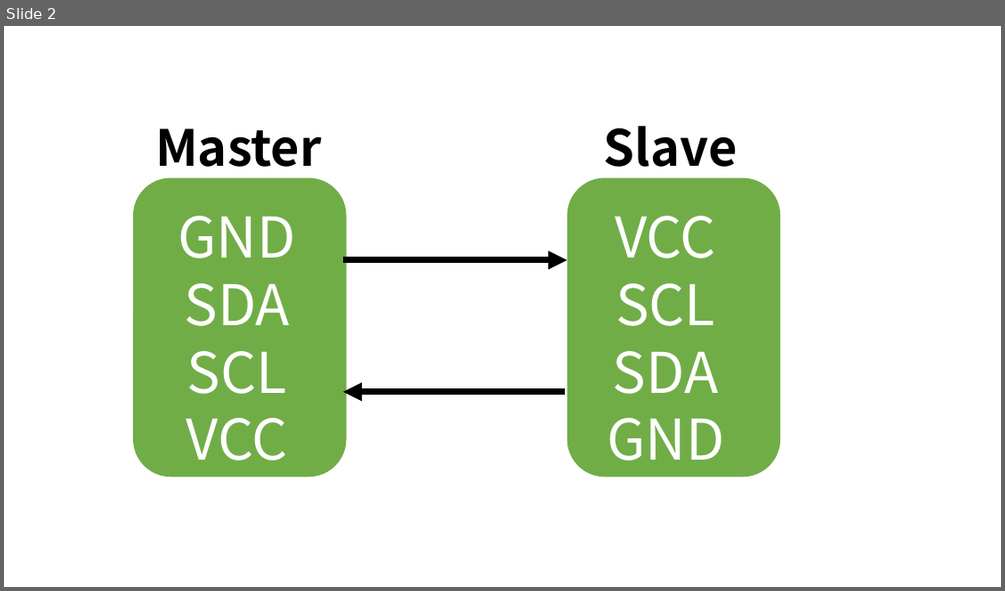
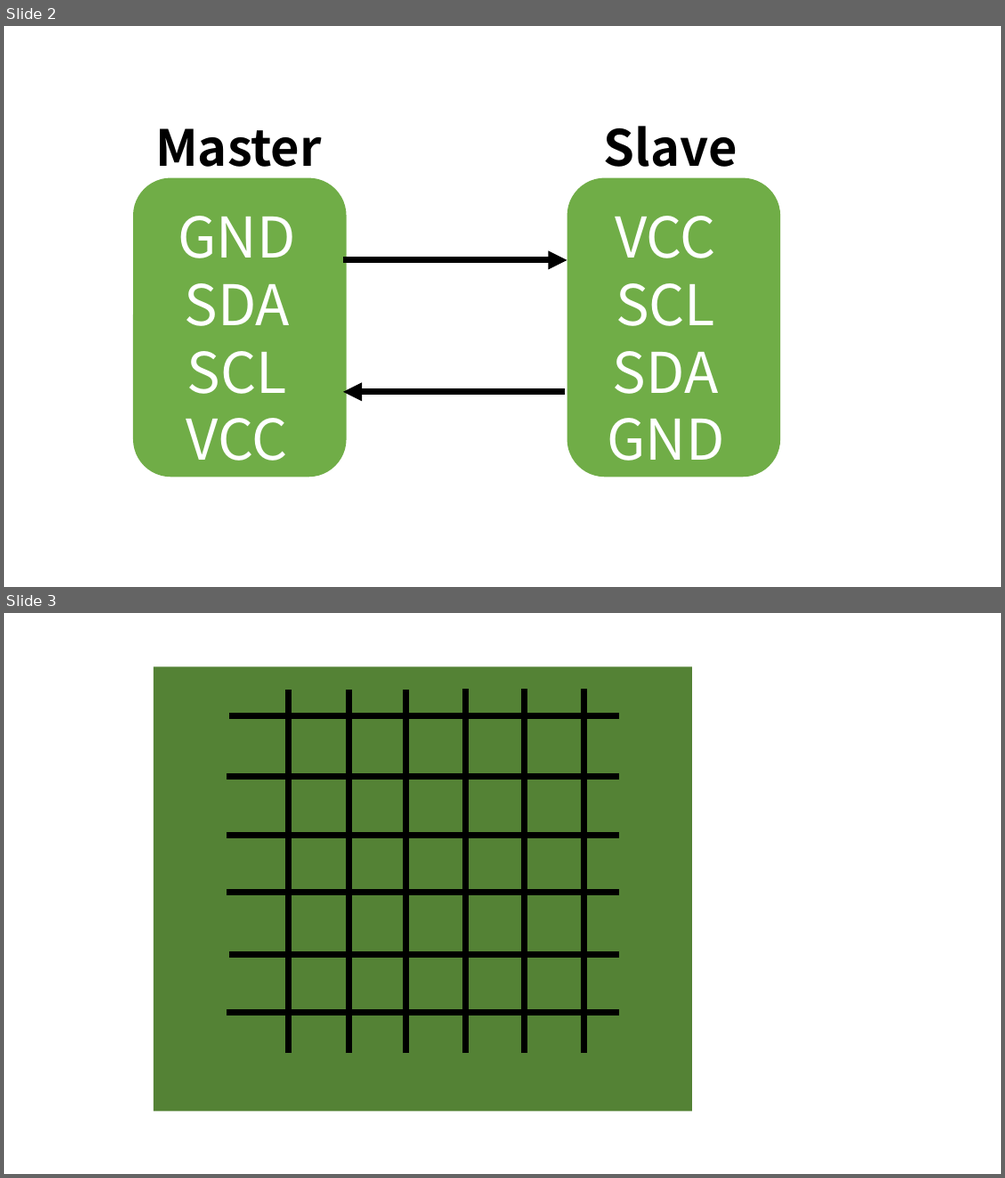
Before and after one commit to Hiroki-Goto/ori_keyboard, a slide deck: photo/figure.pptx. Shown one above the other, each under a label of ours: slide 2 before the commit, slides 2 and 3 after it. The pictures are 1005x591 and 1005x1178 pixels, drawn with LibreOffice and Linux fonts; fonts in the diff are those of the drawing. Boxes give left, top, right and bottom in pixels: in the first picture for what was removed or moved away, otherwise in the second. Text is boxed around its words. In the diff, an @@ line names an element or a change of style, - is before the commit and + after.

```diff
--- a/photo/figure.pptx
+++ b/photo/figure.pptx
@@ slide 3 added at bbox=[4, 613, 1001, 1174], background #FFFFFF @@
@@ rectangle added at bbox=[154, 666, 692, 1111], fill #548235 @@
@@ line added from (288, 1053) to (288, 690), #000000 6 pt @@
@@ line added from (348, 1053) to (348, 690), #000000 6 pt @@
@@ line added from (405, 1053) to (405, 690), #000000 6 pt @@
@@ line added from (465, 1053) to (465, 689), #000000 6 pt @@
@@ line added from (525, 1053) to (525, 689), #000000 6 pt @@
@@ line added from (583, 1053) to (583, 689), #000000 6 pt @@
@@ line added from (229, 716) to (619, 716), #000000 6 pt @@
@@ line added from (226, 776) to (619, 776), #000000 6 pt @@
@@ line added from (226, 835) to (619, 835), #000000 6 pt @@
@@ line added from (226, 892) to (619, 892), #000000 6 pt @@
@@ line added from (229, 955) to (619, 955), #000000 6 pt @@
@@ line added from (226, 1013) to (619, 1013), #000000 6 pt @@
```
Also in this commit, not shown: 1 other slide added, 1 slide removed, 13 other files.
